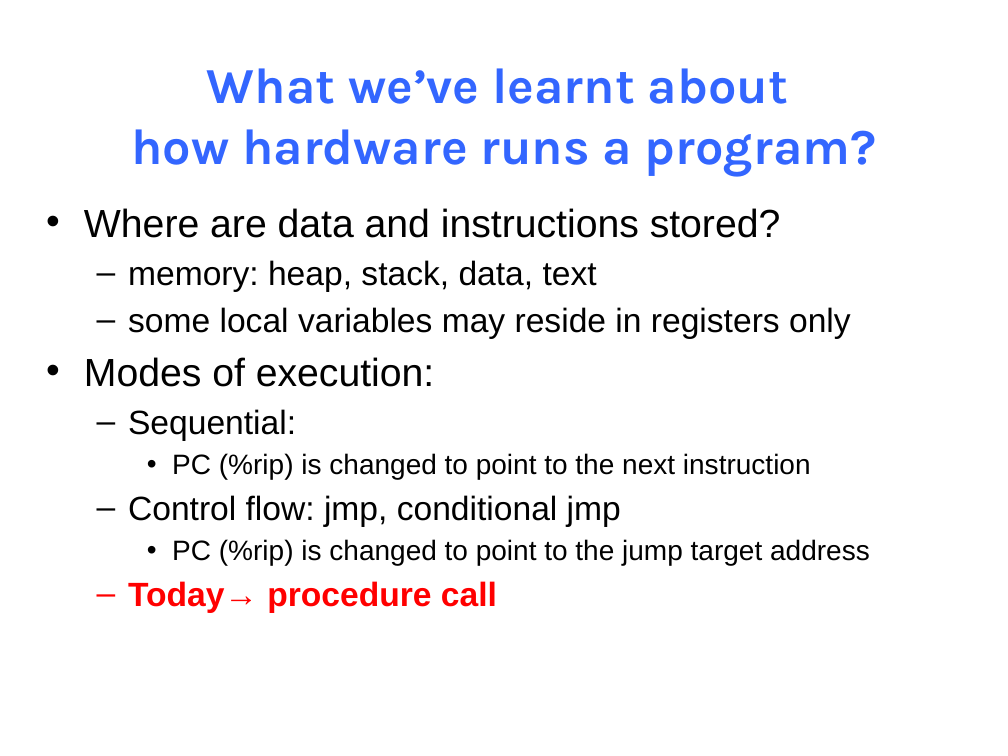
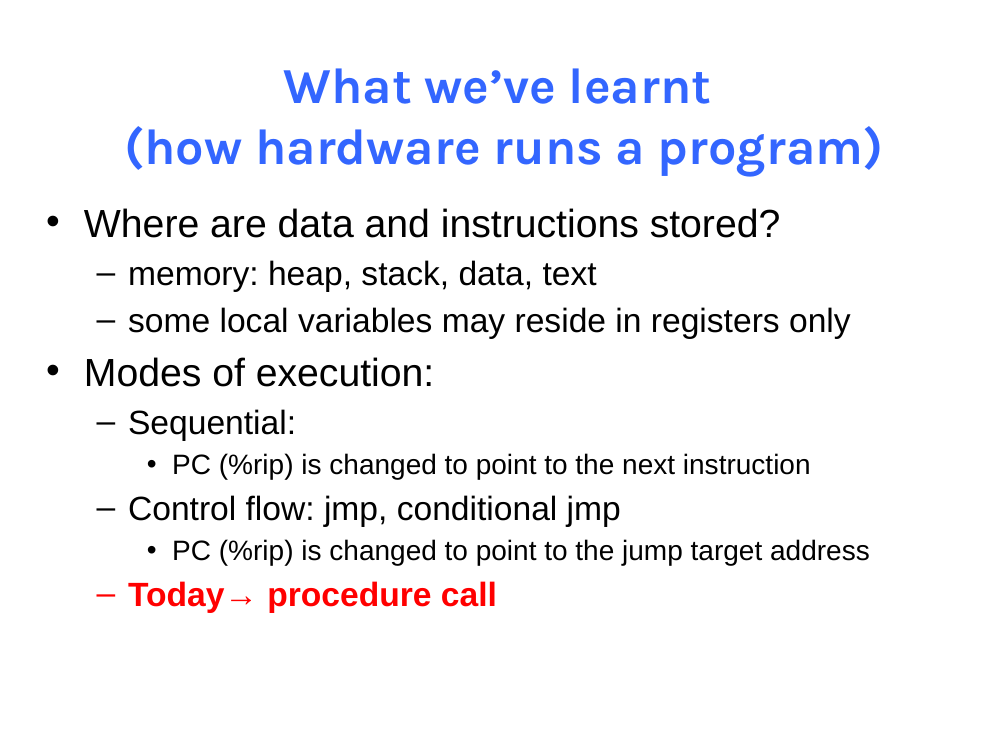
Before and after one commit to NYU-CSO/nyu-cso.github.io, a slide deck: slide 2 of notes/10-Machine_Procedure.pptx. Drawn at 1008x756 pixels with LibreOffice and Linux fonts; fonts in the diff are those of the drawing. Boxes give left, top, right and bottom in pixels: in the first picture for what was removed or moved away, otherwise in the second. Text is boxed around its words. In the diff, an @@ line names an element or a change of style, - is before the commit and + after.

```diff
--- a/notes/10-Machine_Procedure.pptx
+++ b/notes/10-Machine_Procedure.pptx
@@ title at [124,68,884,176]: text changed @@
-What we’ve learnt about
-how hardware runs a program?
+What we’ve learnt
+(how hardware runs a program)
```
Also in this commit, not shown: 10 other slides changed, 2 slides removed, 4 other files.
